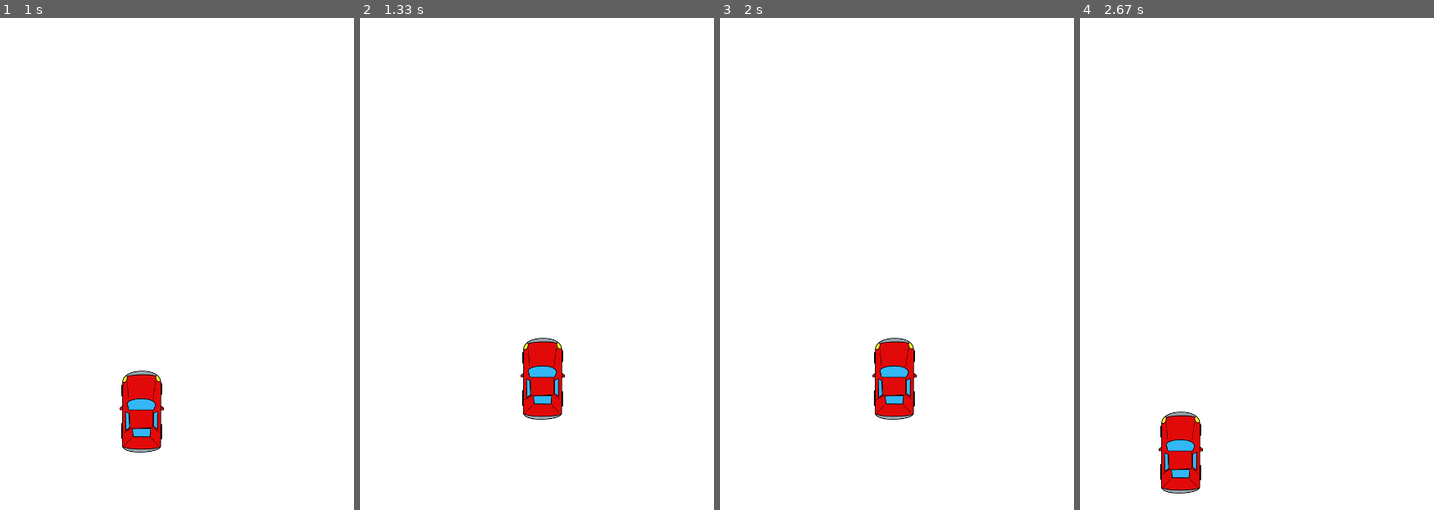
Above: before the commit, frames 1-4 (left to right).
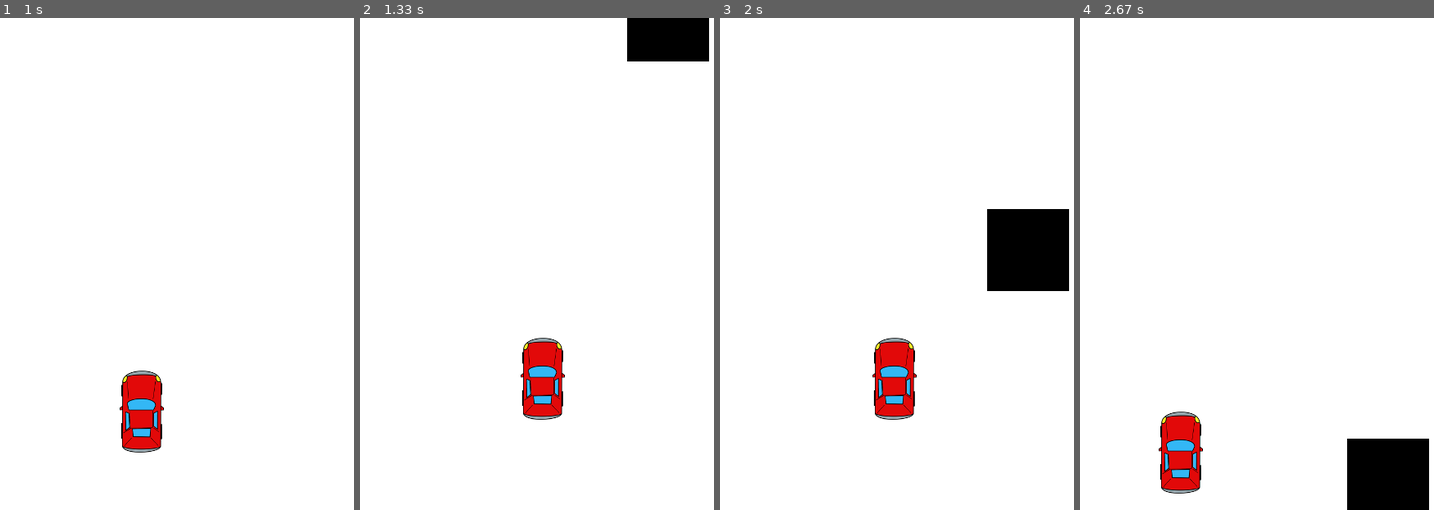
Above: after the commit, the same moments.

Repository: FoxFire64/PyGame-Testing
Game: pygame game, started from GameTest.py
Two runs of this game, one before a commit and one after it. Both use one fixed random seed, a clock stepped at 60 frames per second and the inputs below.
Inputs:
- Up to frame 1 (1 s): hold Right 0.33-0.8 s; hold Up from 0.83 s (still down)
- Up to frame 2 (1.33 s): release Up at 1.13 s; hold Right from 1.17 s (still down)
- Up to frame 3 (2 s): release Right at 1.63 s; hold Left from 1.67 s (still down)
- Up to frame 4 (2.67 s): release Left at 2.2 s; hold Down 2.23-2.53 s; hold Left from 2.57 s (still down)

Frame 1 is identical in both runs. In frame 2, 2.0% of the frame differs, in the area x 75-99%, y 0-9%; in frame 3, 3.9%, in the area x 75-99%, y 38-56%; in frame 4, 3.4%.

Commit message:
Added screen text, game loop, and created an object to move across screen

Diff:
--- a/GameTest.py
+++ b/GameTest.py
@@ -1,7 +1,10 @@
+import random
+
 import pygame
+import time
 
 
-def init(disp_w, disp_h):
+def init():
     pygame.init()
     pygame.mouse.set_cursor(*pygame.cursors.diamond)
     return pygame.display.set_mode((disp_w, disp_h)), \
@@ -19,6 +22,11 @@
     x_change, y_change = 0, 0
     car_change_amt = 5
 
+    ob_start_x = random.randrange(0, disp_w)
+    ob_start_y = -600
+    ob_speed = 7
+    ob_w, ob_h = 100, 100
+
     game_exit = False
 
     # Event handler loop
@@ -26,7 +34,9 @@
         for event in pygame.event.get():
             if event.type == pygame.QUIT:
                 print("Exiting Game...")
-                game_exit = True
+                print("Thanks for playing!")
+                pygame.quit()
+                quit()
 
             if event.type == pygame.KEYDOWN:
                 if event.key == pygame.K_LEFT:
@@ -44,47 +54,72 @@
                 elif event.key == pygame.K_UP or event.key == pygame.K_DOWN:
                     y_change = 0
 
-
         x += x_change
         y += y_change
         window.fill(white)
+
+        objs(ob_start_x, ob_start_y, ob_w, ob_h, black)
+        ob_start_y += ob_speed
         car(x, y)
 
         # collision check point
-        if collision_check(x, y): game_exit = True
+        if crash(x, y): game_exit = True
 
         pygame.display.update()  # or use .flip(), like a flipbook
         clock.tick(60)
     print("Thanks for playing!")
 
 
-def collision_check(x, y):
+def objs(ob_x, ob_y, ob_w, ob_h, color):
+    pygame.draw.rect(window, color, [ob_x, ob_y, ob_w, ob_h])
 
+
+def txt_objects(txt, font):
+    txt_surface = font.render(txt, True, black)
+    return txt_surface, txt_surface.get_rect()
+
+
+def msg_display(txt):
+    large_txt = pygame.font.Font('freesansbold.ttf', 115)
+
+    txt_surface, txt_cont = txt_objects(txt, large_txt)
+    txt_cont.center = ((disp_w / 2), (disp_h / 2))
+    window.blit(txt_surface, txt_cont)
+    pygame.display.update()
+    time.sleep(2)
+
+    run()
+
+
+def crash(x, y):
     if x < 0:
         window.fill(white)
         car(0, y)
         pygame.display.update()
+        msg_display("You crashed")
         return True
     elif x > disp_w - car_w:
         window.fill(white)
         car((disp_w - car_w), y)
         pygame.display.update()
+        msg_display("You crashed")
         return True
 
     if y < 0:
         window.fill(white)
         car(x, 0)
         pygame.display.update()
+        msg_display("You crashed")
         return True
     elif y > disp_h - car_h:
         window.fill(white)
         car(x, (disp_h - car_h))
         pygame.display.update()
+        msg_display("You crashed")
         return True
 
 
 if __name__ == '__main__':
-
     disp_w, disp_h = 800, 600
     black = (0, 0, 0)
     white = (255, 255, 255)
@@ -92,7 +127,7 @@
     green = (0, 255, 0)
     blue = (0, 0, 255)
 
-    window, title, clock = init(disp_w, disp_h)
+    window, title, clock = init()
 
     car_img = pygame.image.load('Car-100h.png')
     car_w, car_h = 54, 100
